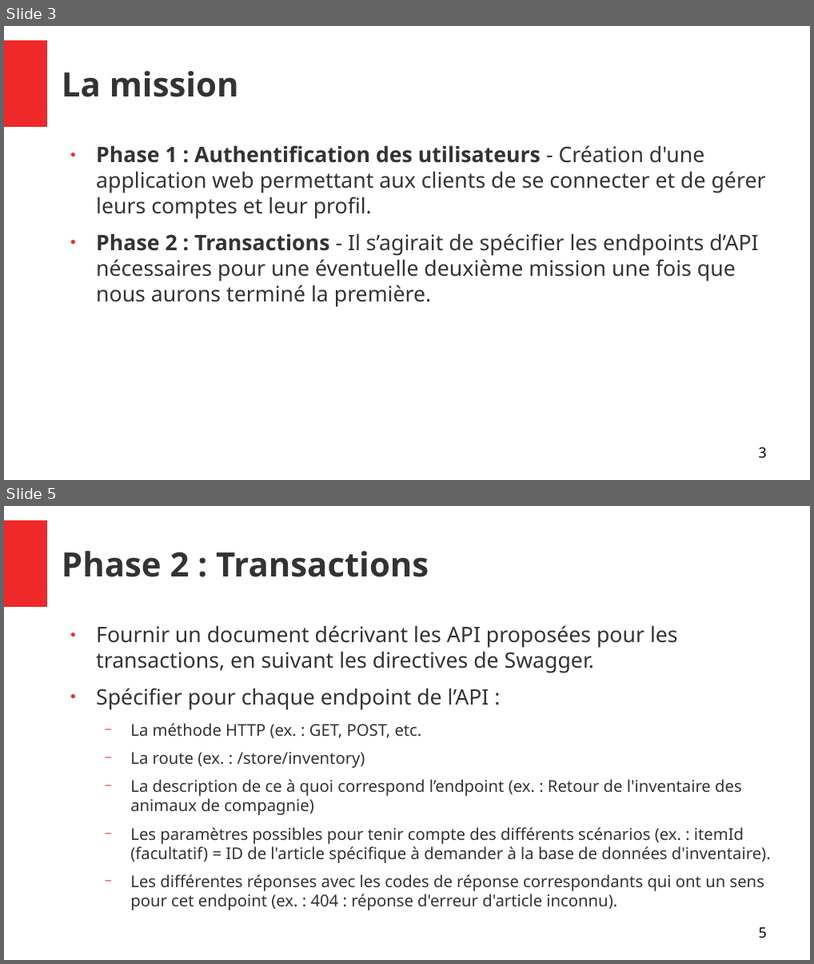
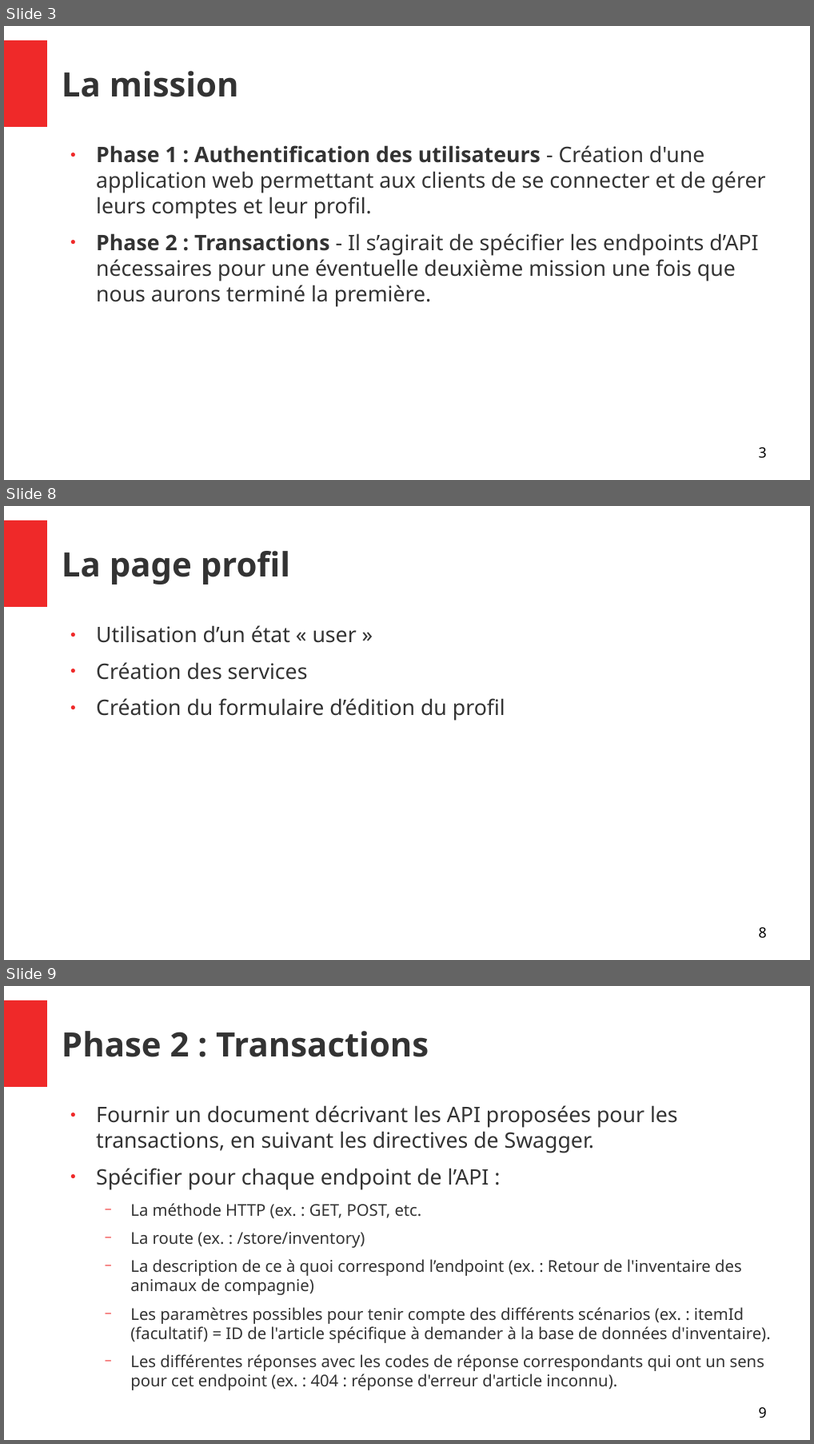
Before and after one commit to joskapotin/joskapotin_13_01042022, a slide deck: OC/SOUTENANCE/presentationProjet13.odp. Shown one above the other, each under a label of ours: slides 3 and 5 before the commit, slides 3, 8 and 9 after it; the slides between them are not shown. The pictures are 814x964 and 814x1444 pixels, drawn with LibreOffice and Linux fonts; fonts in the diff are those of the drawing. Boxes give left, top, right and bottom in pixels: in the first picture for what was removed or moved away, otherwise in the second. Text is boxed around its words. In the diff, an @@ line names an element or a change of style, - is before the commit and + after.

```diff
--- a/OC/SOUTENANCE/presentationProjet13.odp
+++ b/OC/SOUTENANCE/presentationProjet13.odp
@@ slide 8 added at [4, 506, 810, 960], background #FFFFFF; not listed: 1 template element that a slide beside it also shows @@
@@ title added at [62, 551, 290, 584], 33 pt, text #333333, bold @@
+La page profil
@@ text added at [96, 625, 506, 720], 21 pt, text #333333 @@
+● Utilisation d’un état « user »
+● Création des services
+● Création du formulaire d’édition du profil
@@ page number added at [759, 927, 767, 937], 14 pt, text #000000 @@
+8
@@ what was slide 5 is now slide 9 @@
@@ page number at [759, 1407, 767, 1418]: text changed @@
-5
+9
```
Also in this commit, not shown: 3 slides changed, 3 other slides added, 1 slide removed, 4 other files.
